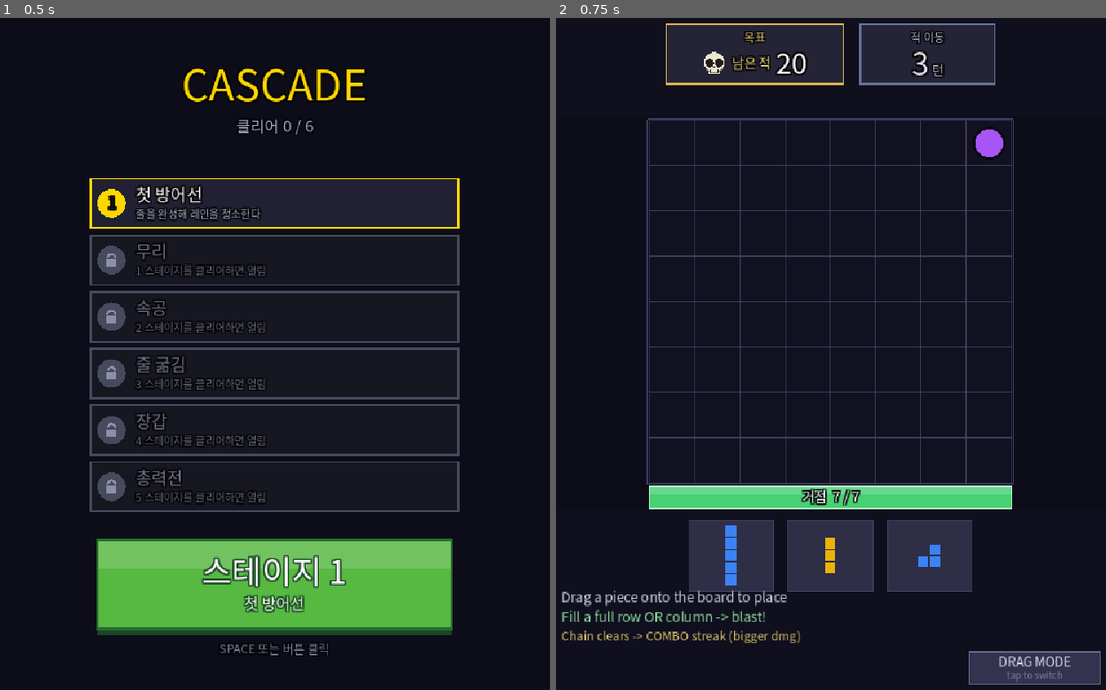
Above: before the commit, frames 1-2 (left to right).
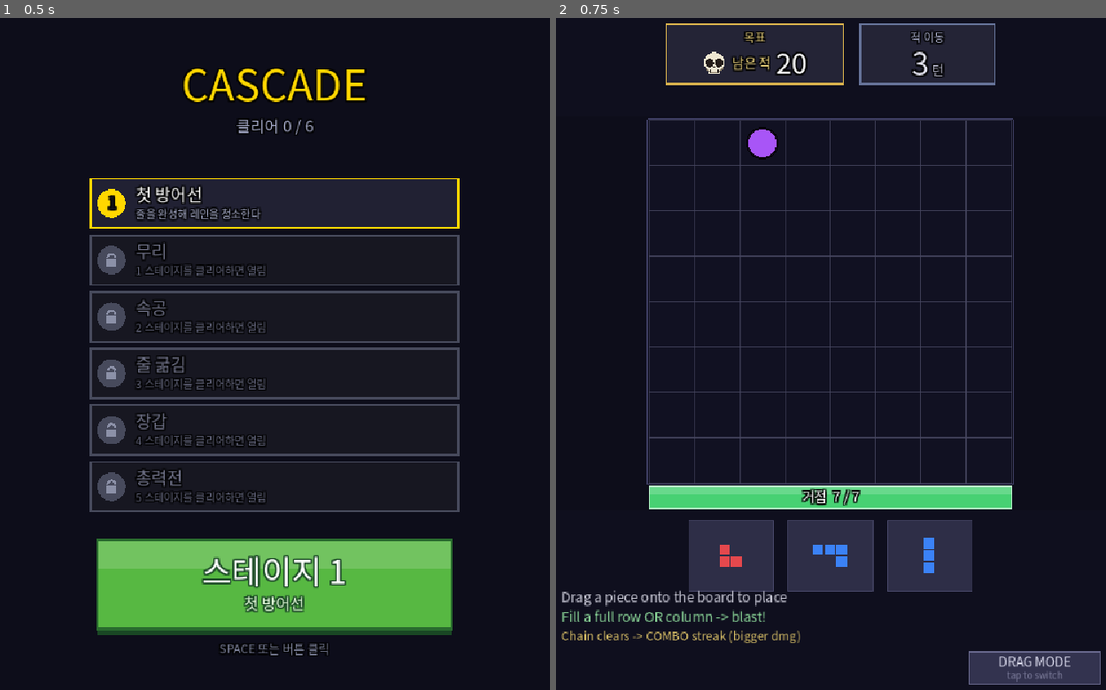
Above: after the commit, the same moments.

Repository: rorhdsu123/Cascade
Game: Godot game, scene res://Main.tscn
Two runs of this game, one before a commit and one after it. Both use one fixed random seed, a clock stepped at 60 frames per second and the inputs below.
Inputs (mouse positions are in pixels of both pictures, inside the frame that each line leads up to):
- Up to frame 1 (0.5 s): no input
- Up to frame 2 (0.75 s): tap Enter at 0.5, 0.6 s; move the mouse to (957, 333) at 0.52 s; click (957, 333) at 0.67 s

Frame 1 is identical in both runs. In frame 2, 0.9% of the frame differs, in the area x 29-82%, y 16-85%.

Commit message:
feat: game_rng 분리 배관 — 게임 결정성을 코스메틱에서 분리 (C56)
조각 생성·적 스폰만 game_rng(RandomNumberGenerator) 소비, 파티클/컨페티/
셰이크/막힘fill은 전역 randf/randi 유지. 감독(modes)은 ctx["rng"]로 받고,
shuffle은 GameMode.rng_shuffle static Fisher-Yates(Array.shuffle 동치)로 대체.

검증:
- 전제 실측: RNG.seed=X ≡ 전역 seed(X) 동일 PCG 수열, 수동 Fisher-Yates ≡
  Array.shuffle 소비 패턴 (tools/rng_probe.gd, 임시)
- 배관 순수성: 코스메틱 억제 상태 구/신 regress 출력 byte-identical
  → 게임 드로우 순서 그대로 이동, 로직 변화 0
- 코스메틱 독립성: 전역 randomize + 파편 ON에도 게임 시그니처 불변
  = C53 ④ⓑ desync 원인(코스메틱이 게임 스트림 오염) 제거 완료

regress/endless_sim/pool_probe는 g.seed_game()으로 게임 스트림만 시드.
프리플레이는 game_rng.randomize()로 기존과 동일 랜덤(무변).

Co-Authored-By: Claude Opus 4.8 (1M context) <noreply@anthropic.com>

Diff:
--- a/Main.gd
+++ b/Main.gd
@@ -382,8 +382,19 @@
 # ===== 초기화 =====
 var _font: Font = null
 
+# 게임 결정성 전용 RNG — 조각 생성·적 스폰만 소비한다. 코스메틱(파편·셰이크·컨페티)은 전역 randf/randi로
+# 분리 유지 → 프레임레이트·연출 변화가 게임 수열을 흔들지 않는다(데일리 시드 리더보드 공정성의 전제).
+# ⚠회귀(tools/regress.gd)는 이 스트림만 시드 고정. Godot 전역 seed(x)와 RandomNumberGenerator.seed=x는
+#   동일 PCG 수열(tools/rng_probe.gd로 실측), shuffle은 rng_shuffle로 동일 소비 패턴 재현.
+var game_rng: RandomNumberGenerator = RandomNumberGenerator.new()
+
+# 게임 스트림 시드 고정(데일리 시드/회귀/sim). 코스메틱 전역 RNG는 건드리지 않는다.
+func seed_game(s: int) -> void:
+	game_rng.seed = s
+
 func _ready() -> void:
-	randomize()
+	randomize()          # 코스메틱 전역 RNG
+	game_rng.randomize()  # 게임 스트림(프리플레이 기본; 데일리/회귀는 seed_game으로 덮어씀)
 	# 한글 렌더용 시스템 폰트(기본 fallback엔 한글 글리프 없음). ⚠배포 시엔 Noto Sans KR 등 번들 필요.
 	var sf := SystemFont.new()
 	sf.font_names = PackedStringArray(["Apple SD Gothic Neo", "AppleGothic", "Noto Sans CJK KR", "Arial"])
@@ -496,7 +507,7 @@
 	var start_cols: Array = []
 	for c in range(COLS):
 		start_cols.append(c)
-	start_cols.shuffle()
+	GameMode.rng_shuffle(start_cols, game_rng)
 	_spawn_one(start_cols[0], "basic")    # 시작 적 1마리(row 0)
 	if not _has_valid_placement():
 		game_over = true
@@ -530,7 +541,7 @@
 	var f: float = float(_free_cells()) / float(ROWS * COLS)
 	var p_big: float = clampf((f - 0.50) / 0.35, 0.0, 1.0) * 0.16
 	var p_mid: float = clampf((f - 0.25) / 0.30, 0.0, 1.0) * 0.60
-	var r: float = randf()
+	var r: float = game_rng.randf()
 	var tier: int = 0                      # 0=SMALL, 1=MID, 2=BIG
 	if r < p_big:
 		tier = 2
@@ -554,7 +565,7 @@
 	if pool.is_empty():
 		pool = SMALL_POOL.duplicate()      # 보드가 꽉 참 — 어차피 다음 턴에 막힘 판정
 	var ty: String = _weighted_pick(pool)
-	var c: String = COLORS[randi() % COLORS.size()]
+	var c: String = COLORS[game_rng.randi() % COLORS.size()]
 	return {"type": ty, "color": c, "offsets": (PIECES[ty] as Array).duplicate()}
 
 # 스테이지 지정 풀에서 가중추첨. 배치 가능한 조각만 후보로(꽉 차면 풀 전체 → 다음 턴 막힘 판정).
@@ -568,14 +579,14 @@
 	var total: int = 0
 	for t in fit:
 		total += int(w[t])
-	var r: int = randi() % maxi(1, total)
+	var r: int = game_rng.randi() % maxi(1, total)
 	var ty: String = fit[fit.size() - 1]
 	for t in fit:
 		r -= int(w[t])
 		if r < 0:
 			ty = t
 			break
-	var c: String = COLORS[randi() % COLORS.size()]
+	var c: String = COLORS[game_rng.randi() % COLORS.size()]
 	return {"type": ty, "color": c, "offsets": (PIECES[ty] as Array).duplicate()}
 
 func _tier_pool(tier: int) -> Array:
@@ -591,7 +602,7 @@
 	var total: int = 0
 	for t in pool:
 		total += int(PIECE_W[t])
-	var r: int = randi() % total
+	var r: int = game_rng.randi() % total
 	for t in pool:
 		r -= int(PIECE_W[t])
 		if r < 0:
@@ -1309,6 +1320,7 @@
 		"fail_streak": int(fail_streak.get(stage_idx, 0)),
 		"surge_enabled": surge_enabled, "floor_enabled": floor_enabled,
 		"cols": COLS, "enemy_types": ENEMY_TYPES,
+		"rng": game_rng,   # 감독 스폰 결정은 게임 스트림에서(코스메틱 분리)
 	}
 
 func _check_win() -> void:
--- a/modes/endless_mode.gd
+++ b/modes/endless_mode.gd
@@ -75,7 +75,7 @@
 	if not bool(ctx["floor_enabled"]):
 		return []
 	if int(ctx["enemy_count"]) < FLOOR_N:
-		var col: int = randi() % int(ctx["cols"])   # 열 먼저(원본 인자 평가 순서)
+		var col: int = ctx["rng"].randi() % int(ctx["cols"])   # 열 먼저(원본 인자 평가 순서)
 		var et: String = pick_etype(ctx)
 		return [{"col": col, "etype": et, "step_override": 0}]
 	return []
@@ -86,17 +86,17 @@
 	var cols: int = int(ctx["cols"])
 	var etype: String = "basic" if int(ctx["spawned"]) < ONBOARD else pick_etype(ctx)
 	if etype == "swarm":
-		var count: int = mini(3 + (randi() % 2), cols)
+		var count: int = mini(3 + (ctx["rng"].randi() % 2), cols)
 		var pool: Array = []
 		for c in range(cols):
 			pool.append(c)
-		pool.shuffle()
+		rng_shuffle(pool, ctx["rng"])
 		var specs: Array = []
 		for k in range(count):
 			var sstep: int = 2 if k % 2 == 0 else 3   # 무리 내 desync(짝수만 빠름)
 			specs.append({"col": int(pool[k]), "etype": "swarm", "step_override": sstep})
 		return specs
-	return [{"col": randi() % cols, "etype": etype, "step_override": 0}]
+	return [{"col": ctx["rng"].randi() % cols, "etype": etype, "step_override": 0}]
 
 func pick_etype(ctx: Dictionary) -> String:
 	var w: Dictionary = _weights(int(ctx["place_count"]))
@@ -106,7 +106,7 @@
 		total += int(w.get(t, 0))
 	if total <= 0:
 		return "basic"
-	var r: int = randi() % total
+	var r: int = ctx["rng"].randi() % total
 	for t in types:
 		r -= int(w.get(t, 0))
 		if r < 0:
--- a/modes/game_mode.gd
+++ b/modes/game_mode.gd
@@ -3,6 +3,15 @@
 # 기본 구현 = "연속·무승리(endless-shaped)": 미구현 모드도 안 터지고, 미래 EndlessMode가 대부분 상속.
 # StageMode가 스테이지 dict로 전부 override한다.
 # ctx = Main._director_ctx()가 만드는 Dictionary 스냅샷(런타임 카운터). 감독은 config+결정 로직만.
+
+# game_rng 기반 Fisher-Yates — Array.shuffle()(전역 RNG)과 동일 소비 패턴(i=size-1..1, randi%(i+1), swap).
+# 게임 스트림을 코스메틱에서 분리하려면 shuffle도 game_rng로 돌려야 한다(rng_probe.gd로 동치 실측).
+static func rng_shuffle(arr: Array, rng: RandomNumberGenerator) -> void:
+	for i in range(arr.size() - 1, 0, -1):
+		var j: int = rng.randi() % (i + 1)
+		var tmp = arr[i]
+		arr[i] = arr[j]
+		arr[j] = tmp
 
 # ── 설정 접근자 (값 그대로 pass-through) ──
 func core_hp_max() -> int:
--- a/modes/stage_mode.gd
+++ b/modes/stage_mode.gd
@@ -57,7 +57,7 @@
 		return []
 	var floor_n: int = int(st.get("floor", 0))
 	if floor_n > 0 and int(ctx["enemy_count"]) < floor_n and int(ctx["spawned"]) < int(st["total"]):
-		var col: int = randi() % int(ctx["cols"])   # 열 먼저(원본 인자 평가 순서)
+		var col: int = ctx["rng"].randi() % int(ctx["cols"])   # 열 먼저(원본 인자 평가 순서)
 		var et: String = pick_etype(ctx)
 		return [{"col": col, "etype": et, "step_override": 0}]
 	return []
@@ -71,20 +71,20 @@
 	var cols: int = int(ctx["cols"])
 	var etype: String = "basic" if int(ctx["spawned"]) < int(st["onboard"]) else pick_etype(ctx)
 	if etype == "swarm":
-		var count: int = 3 + (randi() % 2)
+		var count: int = 3 + (ctx["rng"].randi() % 2)
 		count = mini(count, total - int(ctx["spawned"]))
 		count = mini(count, cols)
 		var pool: Array = []
 		for c in range(cols):
 			pool.append(c)
-		pool.shuffle()
+		rng_shuffle(pool, ctx["rng"])
 		var base_step: int = int(st["step_every"])
 		var specs: Array = []
 		for k in range(count):
 			var sstep: int = maxi(1, base_step - 1) if k % 2 == 0 else base_step
 			specs.append({"col": int(pool[k]), "etype": "swarm", "step_override": sstep})
 		return specs
-	return [{"col": randi() % cols, "etype": etype, "step_override": 0}]
+	return [{"col": ctx["rng"].randi() % cols, "etype": etype, "step_override": 0}]
 
 func pick_etype(ctx: Dictionary) -> String:
 	var types: Array = ctx["enemy_types"]
@@ -94,7 +94,7 @@
 		total += int(w[t])
 	if total <= 0:
 		return "basic"
-	var r: int = randi() % total
+	var r: int = ctx["rng"].randi() % total
 	for t in types:
 		r -= int(w[t])
 		if r < 0:
--- a/tools/endless_sim.gd
+++ b/tools/endless_sim.gd
@@ -41,7 +41,7 @@
 	var dead_core: int = 0
 	var dead_stuck: int = 0
 	for t in range(TRIALS):
-		seed(1000 + t)   # 셀 간 같은 시드 = 공정 비교
+		g.seed_game(1000 + t)   # 게임 스트림 시드(셀 간 같은 시드 = 공정 비교; 코스메틱 분리)
 		var r: Dictionary = _play(g, skill, hp)
 		depths.append(r["depth"])
 		style_sum += r["style"]
--- a/tools/pool_probe.gd
+++ b/tools/pool_probe.gd
@@ -70,7 +70,7 @@
 	var place_sum: int = 0
 	var clear_sum: int = 0
 	var maxcombo_sum: int = 0
-	seed(90210)                # 풀 간 동일 시드(초기 스폰 정렬; 조각 소비로 곧 desync되나 재현성 확보)
+	g.seed_game(90210)         # 게임 스트림 시드(풀 간 동일 시드; 초기 스폰 정렬, 조각 소비로 곧 desync되나 재현성 확보)
 	for t in range(TRIALS):
 		var r: Dictionary = _play(g, st)
 		if r["win"]:
--- a/tools/regress.gd
+++ b/tools/regress.gd
@@ -14,6 +14,7 @@
 	var g: Node = S.new()
 	root.add_child(g)
 	g.dda_enabled = false
+	g.seed_game(int(sd) if sd != "" else 20260718)   # 게임 스트림 시드(코스메틱 전역 RNG와 분리)
 	print("── REGRESS (seed=%s N=%d) ──" % [sd if sd != "" else "20260718", N])
 	for pass_i in range(2):
 		g.surge_enabled = (pass_i == 1)
Not shown, changed: SPEC.md
